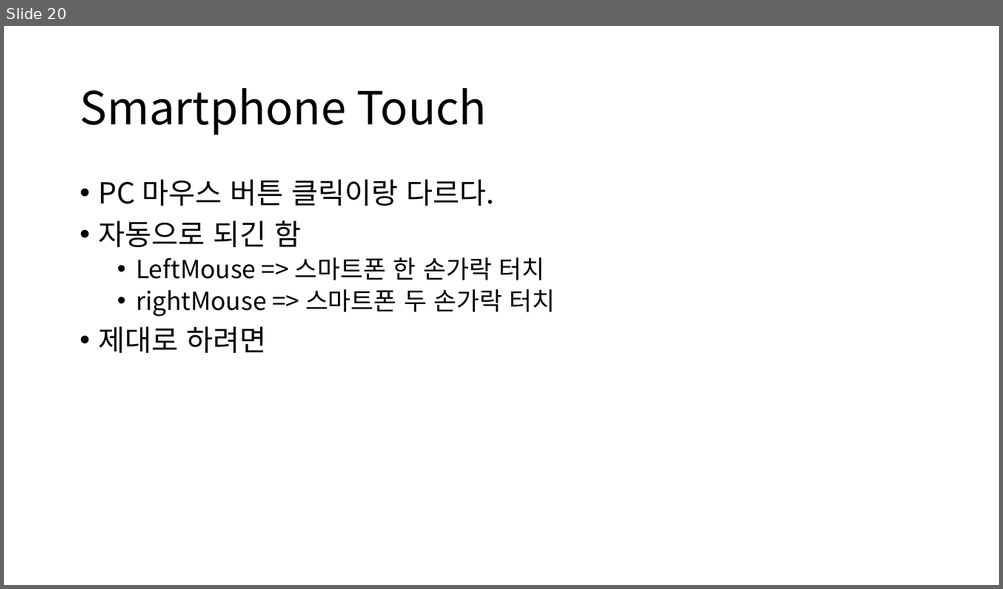
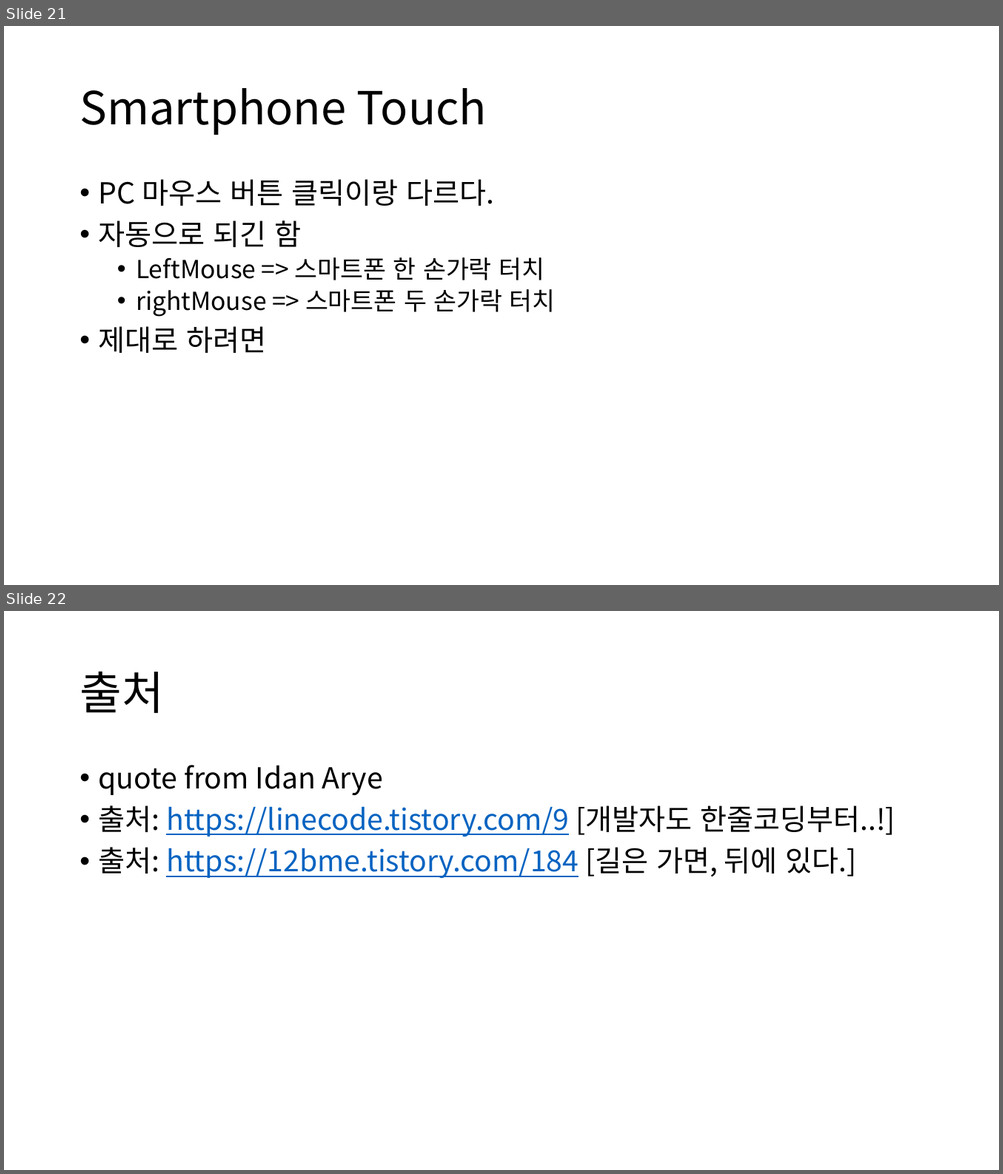
Before and after one commit to IamGroooooot/cien-unity-2019, a slide deck: 3주차.pptx. Shown one above the other, each under a label of ours: slide 20 before the commit, slides 21 and 22 after it. The pictures are 1003x589 and 1003x1174 pixels, drawn with LibreOffice and Linux fonts; fonts in the diff are those of the drawing. Boxes give left, top, right and bottom in pixels: in the first picture for what was removed or moved away, otherwise in the second. Text is boxed around its words. In the diff, an @@ line names an element or a change of style, - is before the commit and + after.

```diff
--- a/3주차.pptx
+++ b/3주차.pptx
@@ slide 22 added at (4,611,999,1170), background #FFFFFF @@
@@ title added at (79,671,163,713), 44 pt, text #000000 @@
+출처
@@ text added at (99,765,895,878), 28 pt, text #0563C1, underline @@
+• quote from Idan Arye
+• 출처: https://linecode.tistory.com/9 [개발자도 한줄코딩부터..!]
+• 출처: https://12bme.tistory.com/184 [길은 가면, 뒤에 있다.]
@@ what was slide 20 is now slide 21 @@
```
Also in this commit, not shown: 3 slides changed, 2 other slides added, 1 slide removed.
